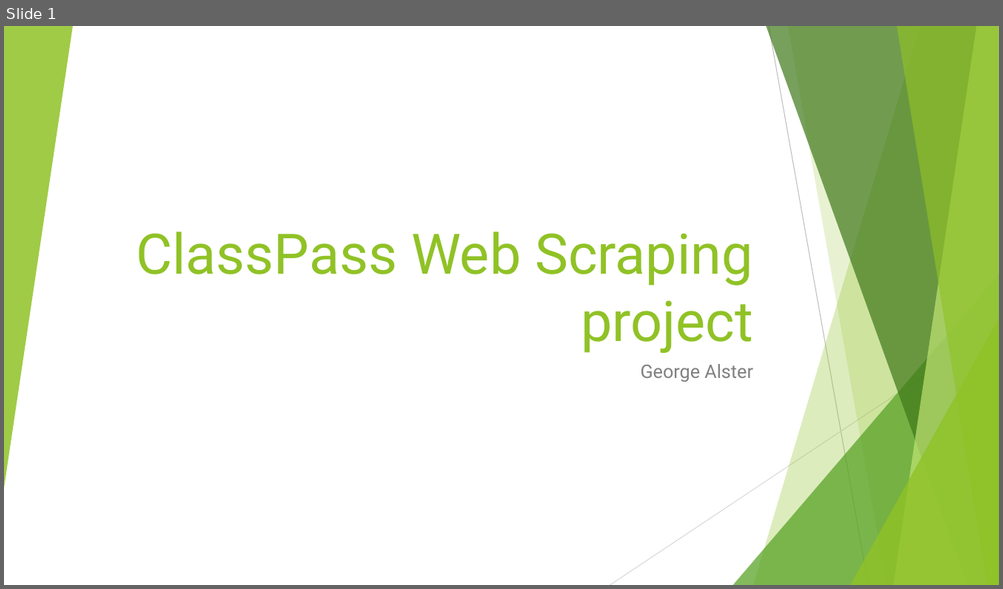
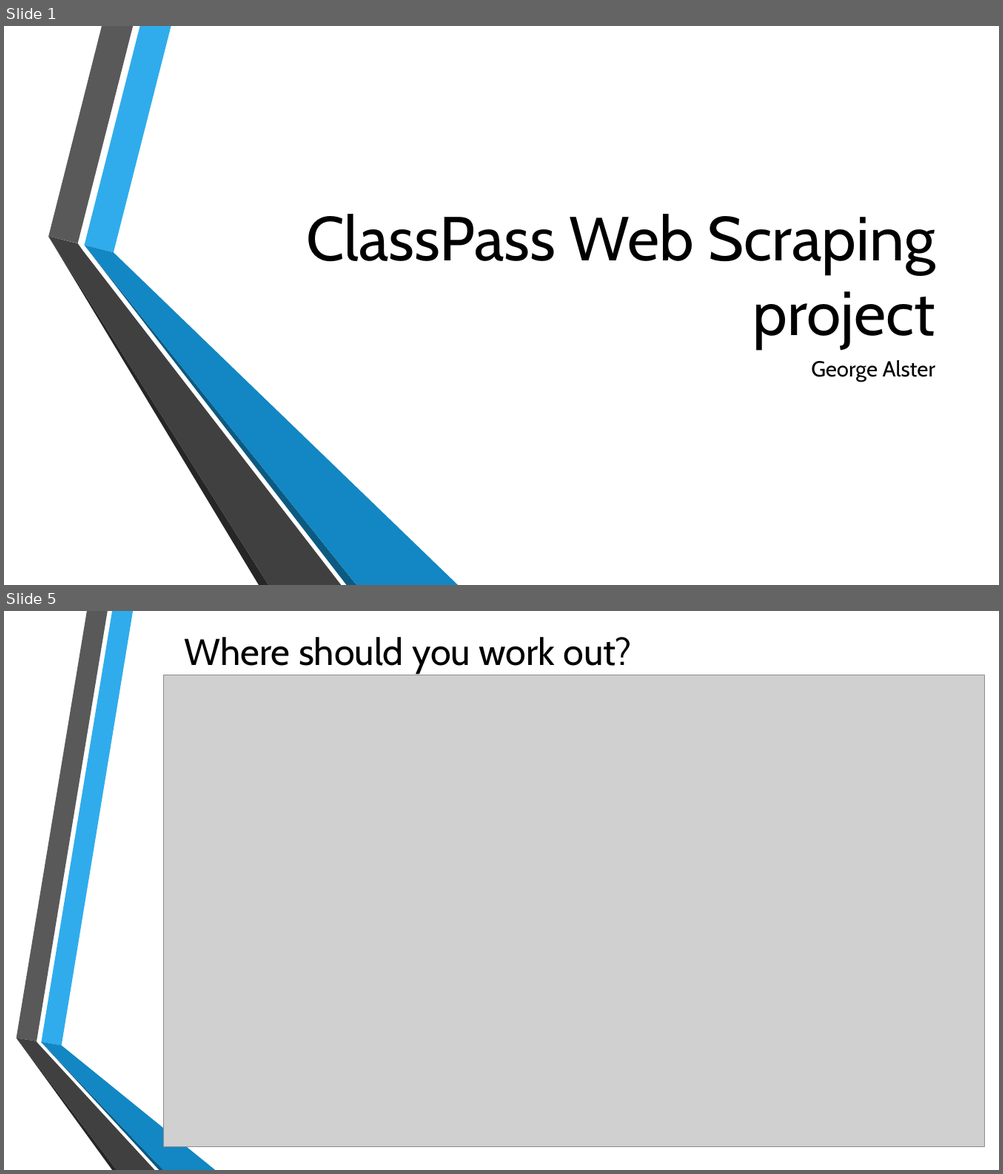
Before and after one commit to Alster96/Scraping_ClassPass, a slide deck: Final presentation.pptx. Shown one above the other, each under a label of ours: slide 1 before the commit, slides 1 and 5 after it; the slides between them are not shown. The pictures are 1003x589 and 1003x1174 pixels, drawn with LibreOffice and Linux fonts; fonts in the diff are those of the drawing; grey boxes stand for pictures; background and template pictures are left out. Boxes give left, top, right and bottom in pixels: in the first picture for what was removed or moved away, otherwise in the second. Text is boxed around its words. In the diff, an @@ line names an element or a change of style, - is before the commit and + after.

```diff
--- a/Final presentation.pptx
+++ b/Final presentation.pptx
@@ slide 5 added at (4, 611, 999, 1170), background picture (left out) @@
@@ title added at (184, 637, 632, 672), 36 pt, text #000000 @@
+Where should you work out?
@@ picture added at (164, 675, 984, 1147) @@
@@ group added at (16, 611, 215, 1170): 6 freeform shapes @@
@@ slide 1 changed as well @@
@@ group removed at (4, 26, 999, 585): 5 freeform shapes, 3 triangles, 2 lines @@
@@ title "ClassPass Web Scraping project": place and size @@
-title "ClassPass Web Scraping project" at (136, 232, 753, 353)
+title "ClassPass Web Scraping project" at (306, 214, 935, 349)
@@ title "ClassPass Web Scraping project" at (306, 214, 935, 349): size 54 to 60 pt, font Roboto to Cabin, text colour #90C226 to #000000 @@
@@ group added at (48, 26, 458, 585): 6 freeform shapes @@
@@ subtitle "George Alster": place and size @@
-subtitle "George Alster" at (640, 364, 753, 382)
+subtitle "George Alster" at (811, 360, 935, 383)
@@ subtitle "George Alster" at (811, 360, 935, 383): size 18 to 21 pt, font Roboto to Cabin, text colour #808080 to #000000 @@
```
Also in this commit, not shown: 1 other slide changed, 6 other slides added, 1 other file.
